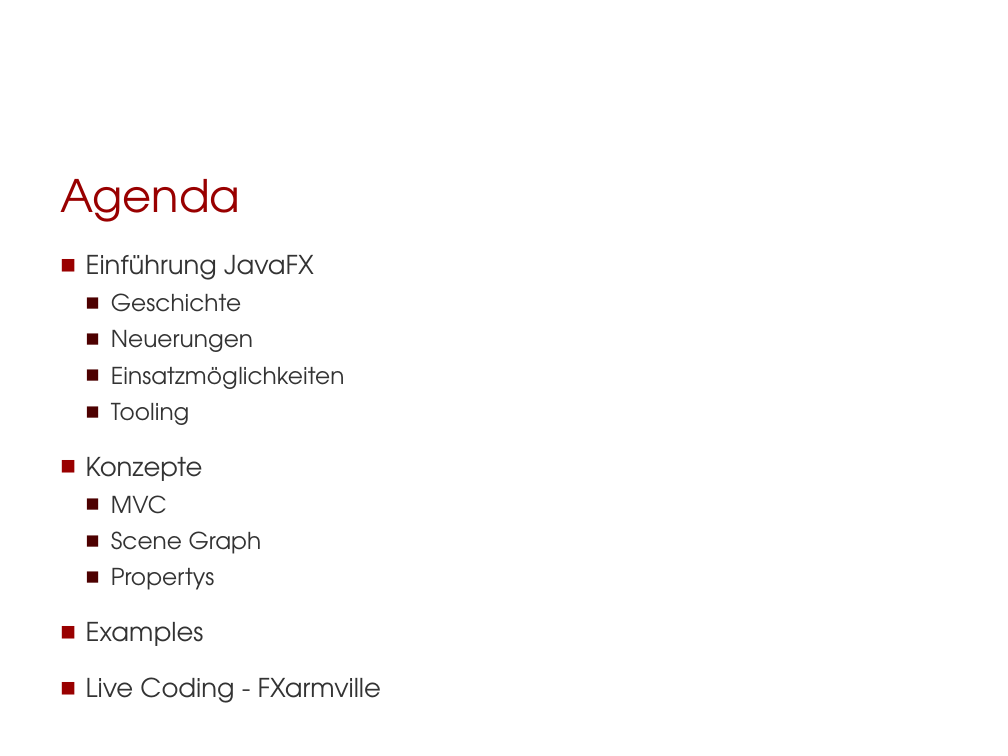
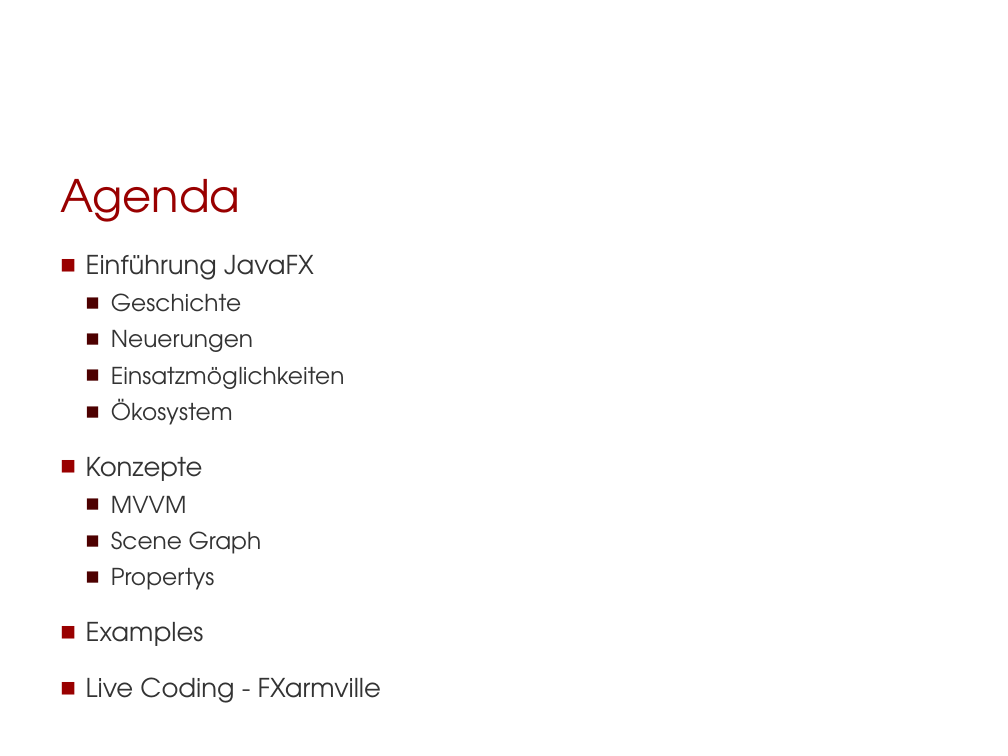
Before and after one commit to Morkunas/jfxusergroup, a slide deck: slide 2 of JavaFX-UserGroup.pptx. Drawn at 1008x756 pixels with LibreOffice and Linux fonts; fonts in the diff are those of the drawing; background and template pictures are left out. Boxes give left, top, right and bottom in pixels: in the first picture for what was removed or moved away, otherwise in the second. Text is boxed around its words. In the diff, an @@ line names an element or a change of style, - is before the commit and + after.

```diff
--- a/JavaFX-UserGroup.pptx
+++ b/JavaFX-UserGroup.pptx
@@ text at box(111, 398, 233, 425): text changed @@
-  ■ Tooling
+  ■ Ökosystem
@@ text at box(111, 496, 187, 513): text changed @@
-  ■ MVC
+  ■ MVVM
```
Also in this commit, not shown: 2 other slides changed, 1 slide added, 1 slide removed.
